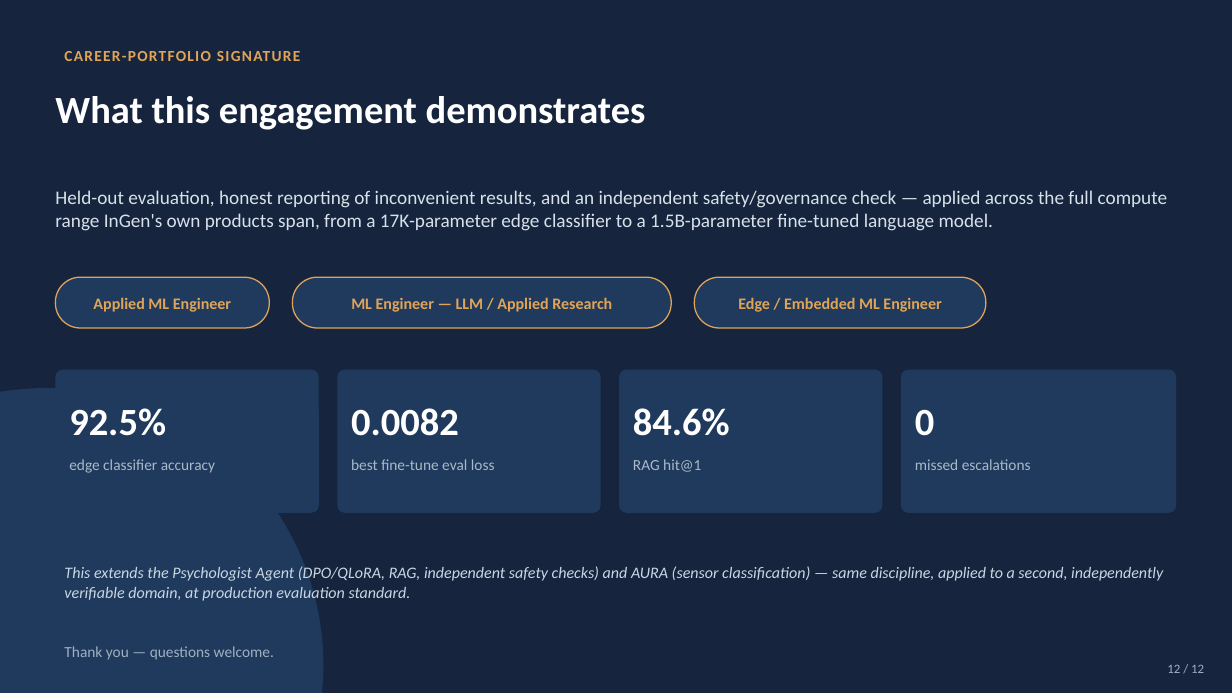
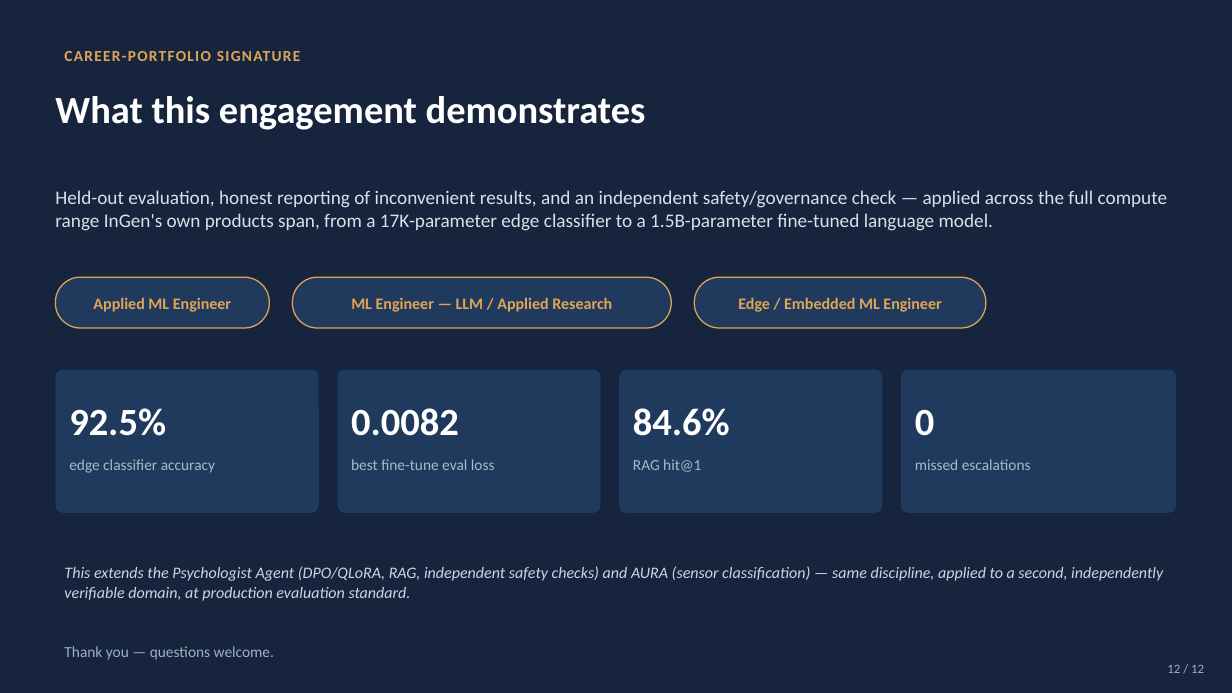
Before and after one commit to ks815/yihang-ingen-ml-nn-intern, a slide deck: slide 12 of week04_capstone/W04_Capstone_Deck.pptx. Drawn at 1232x693 pixels with LibreOffice and Linux fonts; fonts in the diff are those of the drawing. Boxes give left, top, right and bottom in pixels: in the first picture for what was removed or moved away, otherwise in the second. Text is boxed around its words. In the diff, an @@ line names an element or a change of style, - is before the commit and + after.

```diff
--- a/week04_capstone/W04_Capstone_Deck.pptx
+++ b/week04_capstone/W04_Capstone_Deck.pptx
@@ ellipse removed at bbox=[0, 388, 323, 693] @@
```
Also in this commit, not shown: 4 other slides changed.
